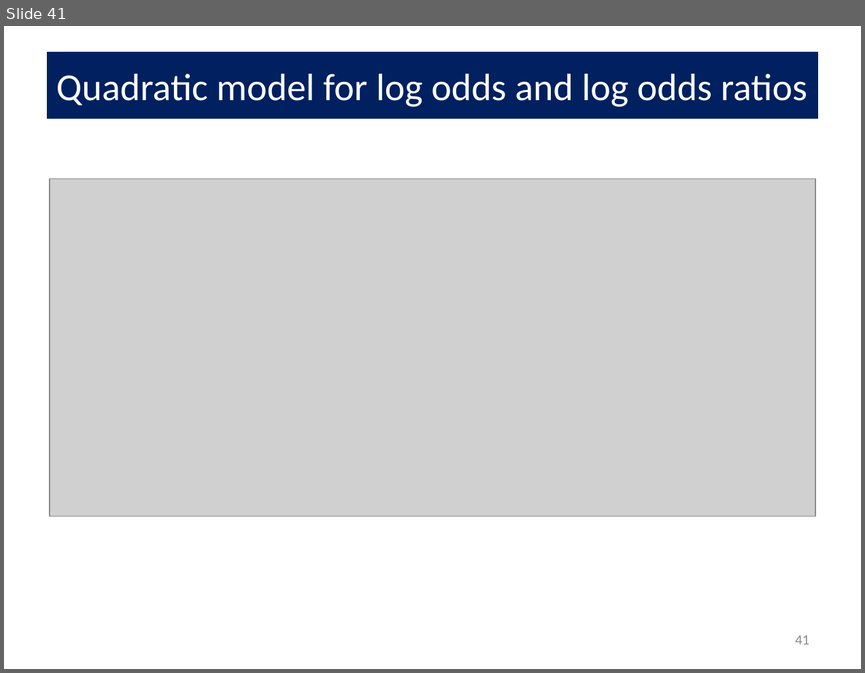
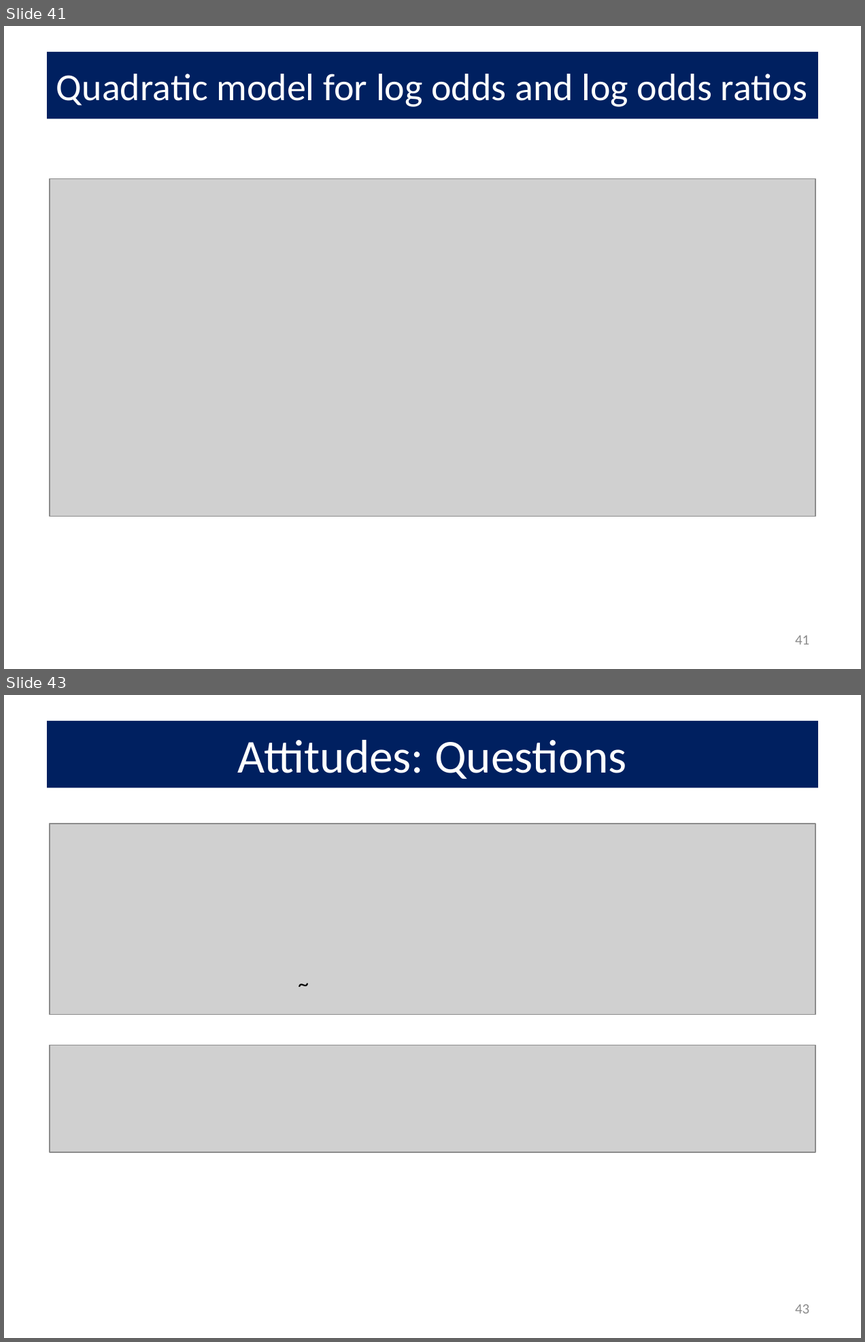
Before and after one commit to friendly/psy6136, a slide deck: lectures/Log-Odds.pptx. Shown one above the other, each under a label of ours: slide 41 before the commit, slides 41 and 43 after it; the slides between them are not shown. The pictures are 865x673 and 865x1342 pixels, drawn with LibreOffice and Linux fonts; fonts in the diff are those of the drawing; grey boxes stand for pictures. Boxes give left, top, right and bottom in pixels: in the first picture for what was removed or moved away, otherwise in the second. Text is boxed around its words. In the diff, an @@ line names an element or a change of style, - is before the commit and + after.

```diff
--- a/lectures/Log-Odds.pptx
+++ b/lectures/Log-Odds.pptx
@@ slide 43 added at (4, 695, 861, 1338), background #FFFFFF @@
@@ title added at (47, 721, 818, 787), fill #002060, 39.6 pt, text #FFFFFF @@
+Attitudes: Questions
@@ picture added at (50, 824, 815, 1015) @@
@@ text added at (290, 966, 315, 1000), 18 pt, text #000000 @@
+~
@@ picture added at (50, 1045, 815, 1152) @@
@@ page number added at (795, 1304, 809, 1313), 12 pt, text #8C8C8C @@
+43
```
Also in this commit, not shown: 5 other slides added, 2 other files.
